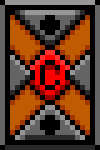
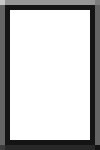
Layers edited between the first and the second (100, 150) image:
hid "C" over bbox(40, 15, 60, 135)
painted on "Outline" over bbox(0, 0, 100, 150)
hid "black lines" over bbox(0, 0, 100, 150)
hid "metal" over bbox(10, 8, 91, 142)
hid "centercolor" over bbox(29, 50, 71, 101)
hid "baseShadows" over bbox(10, 15, 90, 135)
hid "baseColor" over bbox(8, 14, 91, 137)
added layer "Inline black" above "Background" over bbox(5, 5, 95, 145)
